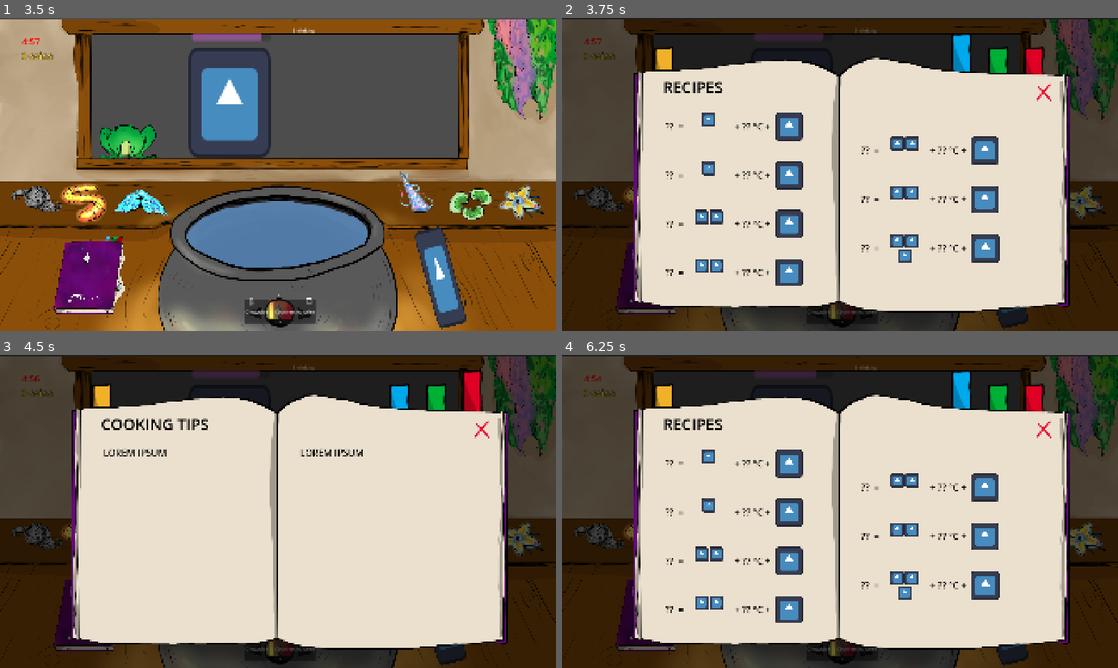
Above: before the commit, frames 1-4 (two rows, left to right).
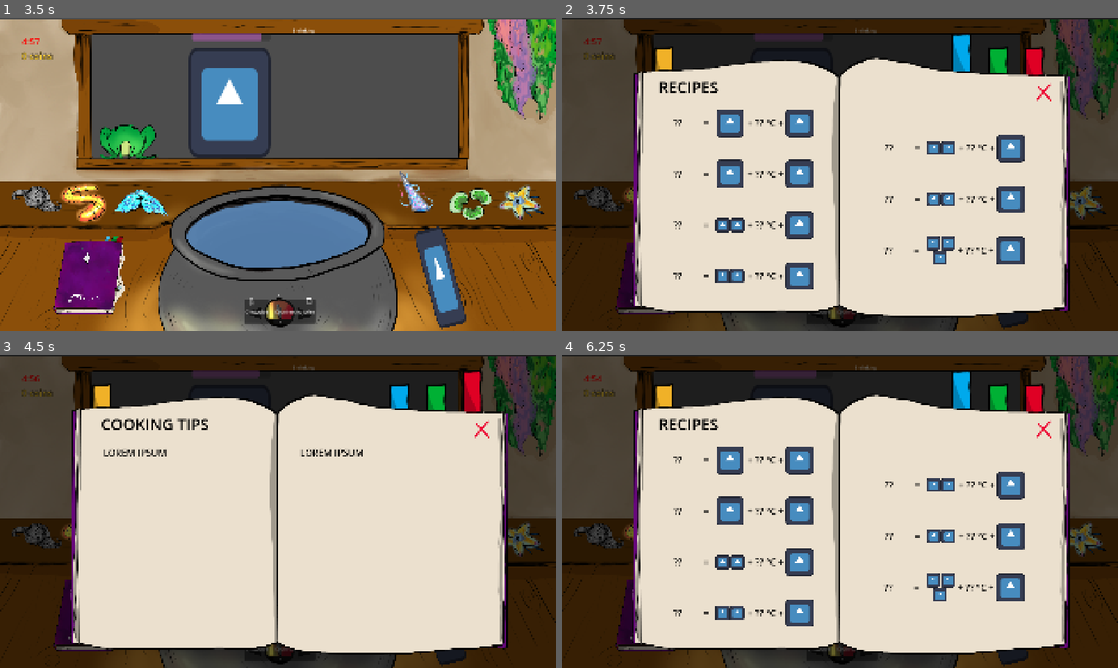
Above: after the commit, the same moments.

Repository: Eko199/Sugaming-Game-Jam-2026
Game: Godot game, scene res://main.tscn
Two runs of this game, one before a commit and one after it. Both use one fixed random seed, a clock stepped at 60 frames per second and the inputs below. The engine's default icon, where the game draws it, is replaced by a stand-in: a white triangle on a blue panel in a dark square.
Inputs (mouse positions are in pixels of both pictures, inside the frame that each line leads up to):
- Up to frame 1 (3.5 s): click "Clockwise" at 0.5 s; click "Counterclockwise" at 1.25 s; click (255, 312) at 2 s; click (305, 315) at 2.75 s
- Up to frame 2 (3.75 s): click (650, 274) at 3.5 s
- Up to frame 3 (4.5 s): click (472, 411) at 4.25 s
- Up to frame 4 (6.25 s): click (1001, 411) at 5 s; click (962, 411) at 5.75 s

Frame 1 is identical in both runs. In frame 2, 11% of the frame differs, in the area x 12-92%, y 12-96%; in frame 3, 2.0%; in frame 4, 11%.

Commit message:
Fix alignings

Diff:
--- a/main.tscn
+++ b/main.tscn
@@ -71,7 +71,7 @@
 offset_left = -764.0
 offset_top = -421.0
 offset_right = 1216.0
-offset_bottom = 740.0
+offset_bottom = 761.4999
 scale = Vector2(0.8, 0.8)
 
 [node name="Background" type="Sprite2D" parent="." unique_id=1861596065]
--- a/ui/almanac.gd
+++ b/ui/almanac.gd
@@ -41,25 +41,31 @@
 	current_page.visible = true
 	page_to_btn[current_page].position.y = -100
 
+func get_recipe_row(i: int) -> HBoxContainer:
+	var recipe_rows = recipes.get_child(0).get_child(0).get_children() \
+		+ recipes.get_child(0).get_child(1).get_children()
+	return recipe_rows[i]
+
 func unlock_knowledge(
 	potion: Cons.RECIPE,
-	ingredient: bool,
 	temperature: bool,
 	strir_pattern: bool
 ) -> void:
-	var recipe_row: Control = recipes.get_child(0).get_child(potion)
+	var recipe_row: HBoxContainer = get_recipe_row(potion)
 	var unlocked_recipe: RecipeKnowledge = unlocked_recipes[potion]
 
-	if ingredient:
-		unlocked_recipe.ingredients = true
-		var ingredients_container = recipe_row.get_node("Ingredients")
-		for i in range(unlocked_recipe.ingredients_count):
-			var ingredient_container = ingredients_container.get_child(i)
-			var ingredient_num = recipes_dict[potion][0][i]
-			ingredient_container.texture = load(Cons.INGRIDIENT_TEXTURE[ingredient_num])
+	unlocked_recipe.ingredients = true
+	var ingredients_container = recipe_row.get_node("Ingredients")
+	for i in range(unlocked_recipe.ingredients_count):
+		var ingredient_container = ingredients_container.get_child(i)
+		var ingredient = recipes_dict[potion][0][i]
+		ingredient_container.texture = load(Cons.INGRIDIENT_TEXTURE[ingredient])
 
 	if temperature:
 		unlocked_recipe.temperature = true
+		var temp_label: Label = recipe_row.get_node("Temperature")
+		var temp_interval: Vector2i = recipes_dict[potion][1]
+		temp_label.text = "+ %s-%s °C +" % [temp_interval.x, temp_interval.y]
 	if strir_pattern:
 		unlocked_recipe.strir_pattern = true
 
@@ -70,7 +76,7 @@
 	if not result.success:
 		return
 
-	unlock_knowledge(result["recipe_id"], true, result["correct_temperature"], result["correct_stir"])
+	unlock_knowledge(result["recipe_id"], result["correct_temperature"], result["correct_stir"])
 
 func _ready() -> void:
 	for rcp_ingredients: Array in Recipe.RECIPE:
@@ -79,12 +85,15 @@
 		var potion = Recipe.RECIPE[rcp_ingredients][0]
 		unlocked_recipes[potion] = knowledge
 
-		var recipe_row = recipes.get_child(0).get_child(potion)
+		var recipe_row: HBoxContainer = get_recipe_row(potion)
 		var ingredients_container = recipe_row.get_node("Ingredients")
-		for i in range(ingredients_count, ingredients_container.get_child_count()):
-			ingredients_container.get_child(i).queue_free()
+		for i in range(ingredients_container.get_child_count() - 1, ingredients_count - 1, -1):
+			var child = ingredients_container.get_child(i)
+			ingredients_container.remove_child(child)
+			child.queue_free()
 
 		recipes_dict[potion] = [rcp_ingredients, Recipe.RECIPE[rcp_ingredients][1], Recipe.RECIPE[rcp_ingredients][2]]
+		recipe_row.setup()
 
 	Event.potion_served.connect(process_potion_result)
 
--- a/ui/almanac_control.tscn
+++ b/ui/almanac_control.tscn
@@ -89,36 +89,49 @@
 [node name="Recipes" type="MarginContainer" parent="." unique_id=1057927573]
 z_index = 2
 layout_mode = 2
-theme_override_constants/margin_left = 150
+theme_override_constants/margin_left = 130
 theme_override_constants/margin_top = 180
-theme_override_constants/margin_right = 150
+theme_override_constants/margin_right = 130
 theme_override_constants/margin_bottom = 70
 
-[node name="VFlowContainer" type="VFlowContainer" parent="Recipes" unique_id=1683986501]
-layout_mode = 2
-theme_override_constants/h_separation = 250
-theme_override_constants/v_separation = 90
+[node name="Control" type="Control" parent="Recipes" unique_id=1386001590]
+layout_mode = 2
+
+[node name="VFlowContainer" type="VBoxContainer" parent="Recipes/Control" unique_id=974088749]
+layout_mode = 0
+offset_left = -25.0
+offset_right = 648.0
+offset_bottom = 891.0
+theme_override_constants/separation = 100
 alignment = 1
 
-[node name="Recipe1" parent="Recipes/VFlowContainer" unique_id=1410940039 instance=ExtResource("3_kyb6q")]
-layout_mode = 2
-
-[node name="Recipe2" parent="Recipes/VFlowContainer" unique_id=1652881450 instance=ExtResource("3_kyb6q")]
-layout_mode = 2
-
-[node name="Recipe3" parent="Recipes/VFlowContainer" unique_id=1659612402 instance=ExtResource("3_kyb6q")]
-layout_mode = 2
-
-[node name="Recipe4" parent="Recipes/VFlowContainer" unique_id=1538374553 instance=ExtResource("3_kyb6q")]
-layout_mode = 2
-
-[node name="Recipe5" parent="Recipes/VFlowContainer" unique_id=1926209624 instance=ExtResource("3_kyb6q")]
-layout_mode = 2
-
-[node name="Recipe6" parent="Recipes/VFlowContainer" unique_id=1209565737 instance=ExtResource("3_kyb6q")]
-layout_mode = 2
-
-[node name="Recipe7" parent="Recipes/VFlowContainer" unique_id=1070182856 instance=ExtResource("3_kyb6q")]
+[node name="Recipe1" parent="Recipes/Control/VFlowContainer" unique_id=1410940039 instance=ExtResource("3_kyb6q")]
+layout_mode = 2
+
+[node name="Recipe2" parent="Recipes/Control/VFlowContainer" unique_id=1652881450 instance=ExtResource("3_kyb6q")]
+layout_mode = 2
+
+[node name="Recipe3" parent="Recipes/Control/VFlowContainer" unique_id=1659612402 instance=ExtResource("3_kyb6q")]
+layout_mode = 2
+
+[node name="Recipe4" parent="Recipes/Control/VFlowContainer" unique_id=1538374553 instance=ExtResource("3_kyb6q")]
+layout_mode = 2
+
+[node name="VFlowContainer2" type="VBoxContainer" parent="Recipes/Control" unique_id=1480028058]
+layout_mode = 0
+offset_left = 883.0
+offset_right = 1556.0
+offset_bottom = 891.0
+theme_override_constants/separation = 100
+alignment = 1
+
+[node name="Recipe5" parent="Recipes/Control/VFlowContainer2" unique_id=771960630 instance=ExtResource("3_kyb6q")]
+layout_mode = 2
+
+[node name="Recipe6" parent="Recipes/Control/VFlowContainer2" unique_id=1481005615 instance=ExtResource("3_kyb6q")]
+layout_mode = 2
+
+[node name="Recipe7" parent="Recipes/Control/VFlowContainer2" unique_id=648447641 instance=ExtResource("3_kyb6q")]
 layout_mode = 2
 
 [node name="Title" type="Control" parent="Recipes" unique_id=2136623018]
@@ -151,7 +164,7 @@
 offset_top = -87.5
 offset_right = 250.0
 offset_bottom = 4.5
-text = "   INGREDIENTS"
+text = "  INGREDIENTS"
 label_settings = SubResource("LabelSettings_3ftik")
 
 [node name="HBoxContainer" type="HBoxContainer" parent="Ingredients" unique_id=1240819687]
--- a/ui/recipe.tscn
+++ b/ui/recipe.tscn
@@ -1,5 +1,6 @@
 [gd_scene format=3 uid="uid://de1kknukqhl5m"]
 
+[ext_resource type="Script" uid="uid://blmdf5hqryry8" path="res://ui/recipe_equation.gd" id="1_0eddh"]
 [ext_resource type="Texture2D" uid="uid://2c6dp0q3oc20" path="res://icon.svg" id="1_h2ud4"]
 
 [sub_resource type="LabelSettings" id="LabelSettings_7upsp"]
@@ -7,44 +8,55 @@
 font_color = Color(0, 0, 0, 1)
 
 [node name="Recipe" type="HBoxContainer" unique_id=771960630]
+custom_minimum_size = Vector2(0, 120)
 offset_left = -669.0
 offset_top = -292.0
-offset_right = -71.0
-offset_bottom = -172.0
-theme_override_constants/separation = 20
+offset_right = 11.0
+offset_bottom = -168.0
+theme_override_constants/separation = 10
+script = ExtResource("1_0eddh")
 
 [node name="Potion" type="Label" parent="." unique_id=1448181069]
+custom_minimum_size = Vector2(200, 0)
 layout_mode = 2
+size_flags_horizontal = 3
 text = "??"
 label_settings = SubResource("LabelSettings_7upsp")
+horizontal_alignment = 1
+autowrap_mode = 2
 
 [node name="Label" type="Label" parent="." unique_id=1142717900]
+custom_minimum_size = Vector2(40, 0)
 layout_mode = 2
 text = "="
 label_settings = SubResource("LabelSettings_7upsp")
 
 [node name="Ingredients" type="HFlowContainer" parent="." unique_id=1310431838]
-custom_minimum_size = Vector2(180, 120)
+custom_minimum_size = Vector2(130, 0)
 layout_mode = 2
+size_flags_vertical = 4
 alignment = 1
 
 [node name="TextureRect" type="TextureRect" parent="Ingredients" unique_id=1833869229]
 custom_minimum_size = Vector2(60, 60)
 layout_mode = 2
 texture = ExtResource("1_h2ud4")
-expand_mode = 2
+expand_mode = 1
+stretch_mode = 5
 
 [node name="TextureRect2" type="TextureRect" parent="Ingredients" unique_id=934899504]
 custom_minimum_size = Vector2(60, 60)
 layout_mode = 2
 texture = ExtResource("1_h2ud4")
-expand_mode = 2
+expand_mode = 1
+stretch_mode = 5
 
 [node name="TextureRect3" type="TextureRect" parent="Ingredients" unique_id=780383086]
 custom_minimum_size = Vector2(60, 60)
 layout_mode = 2
 texture = ExtResource("1_h2ud4")
-expand_mode = 2
+expand_mode = 1
+stretch_mode = 5
 
 [node name="Temperature" type="Label" parent="." unique_id=989610774]
 layout_mode = 2
--- /dev/null
+++ b/ui/recipe_equation.gd
@@ -0,0 +1,10 @@
+extends HBoxContainer
+
+func setup() -> void:
+	var count = $Ingredients.get_child_count()
+	var icon_size = Vector2(120, 120) if count == 1 else Vector2(60, 60)
+	print(icon_size)
+
+	for i in range(count):
+		var rect = $Ingredients.get_child(i)
+		rect.custom_minimum_size = icon_size
Not shown, added: ui/recipe_equation.gd.uid
